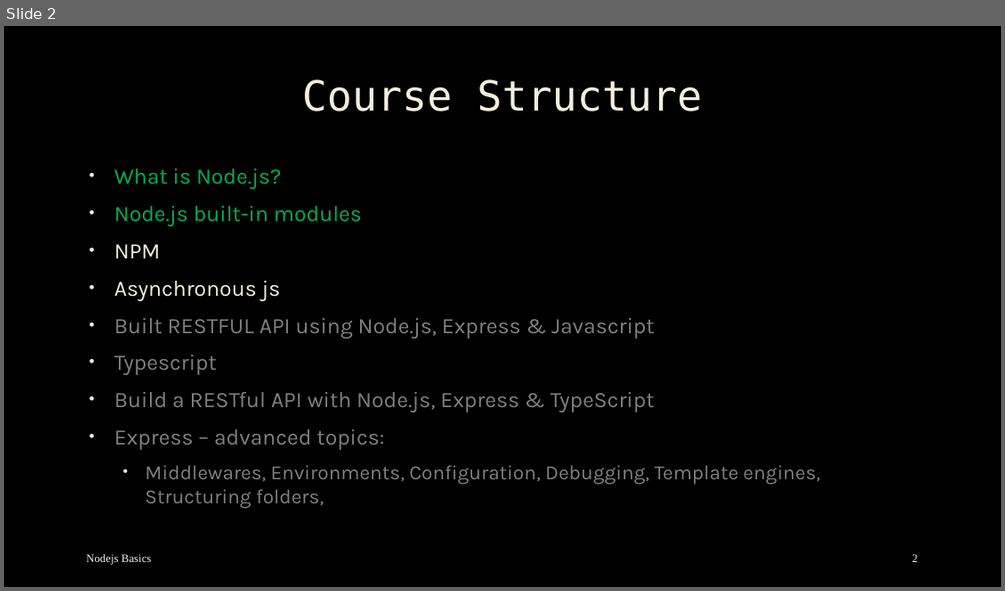
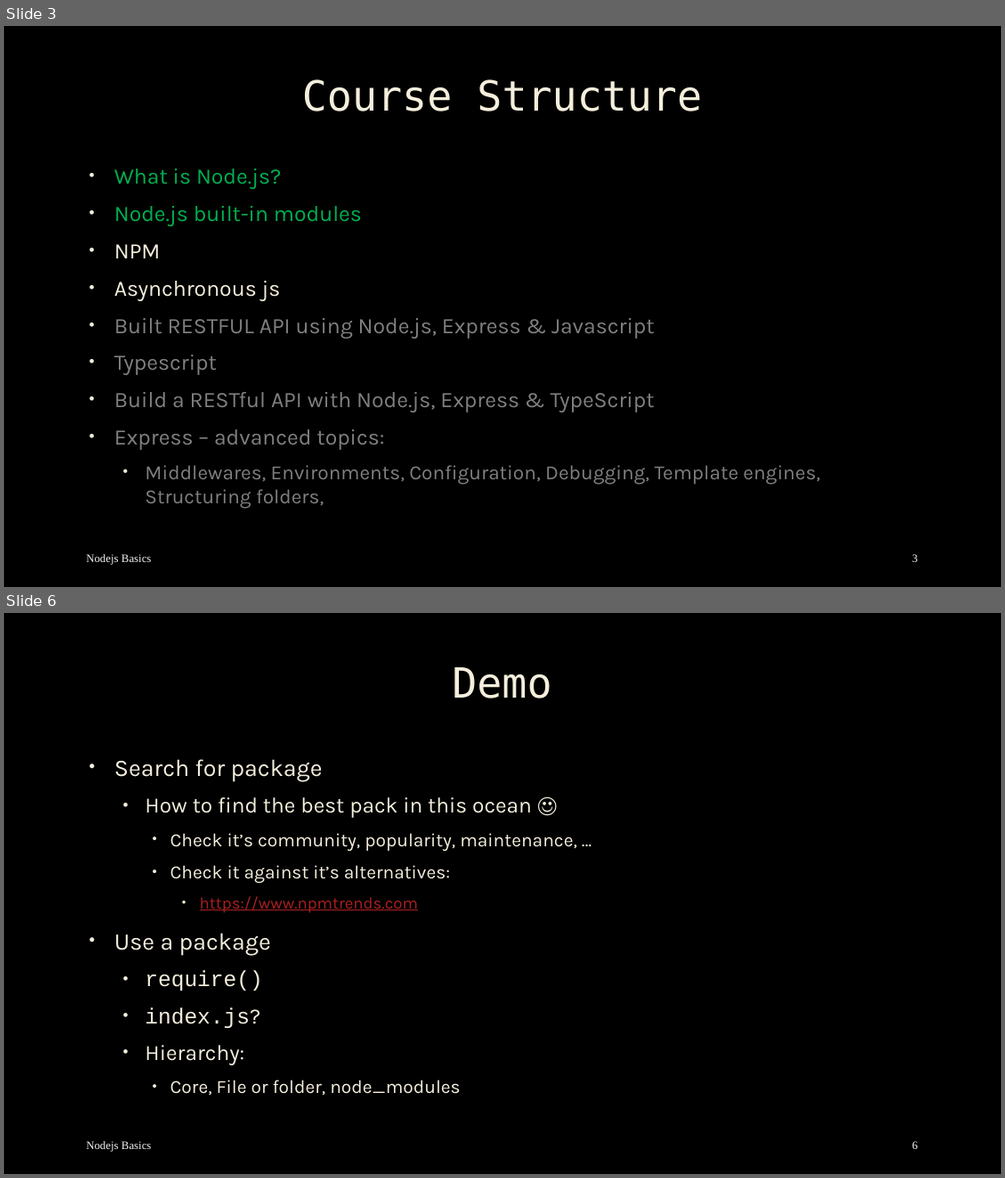
Before and after one commit to mostafa8026/nestjs-course, a slide deck: nodejs-basics-03.pptx. Shown one above the other, each under a label of ours: slide 2 before the commit, slides 3 and 6 after it; the slides between them are not shown. The pictures are 1005x591 and 1005x1178 pixels, drawn with LibreOffice and Linux fonts; fonts in the diff are those of the drawing; background and template pictures are left out. Boxes give left, top, right and bottom in pixels: in the first picture for what was removed or moved away, otherwise in the second. Text is boxed around its words. In the diff, an @@ line names an element or a change of style, - is before the commit and + after.

```diff
--- a/nodejs-basics-03.pptx
+++ b/nodejs-basics-03.pptx
@@ slide 6 added at (4,613,1001,1174), background picture (left out) @@
@@ title added at (452,667,551,698), 40 pt, text #F4EEDC @@
+Demo
@@ text added at (114,759,577,1094), 18 pt, text #F4EEDC @@
+• Search for package
+  • How to find the best pack in this ocean ☺
+    • Check it’s community, popularity, maintenance, …
+    • Check it against it’s alternatives:
+      • https://www.npmtrends.com
+• Use a package
+  • require()
+  • index.js?
+  • Hierarchy:
+    • Core, File or folder, node_modules
@@ text added at (86,1141,152,1151), 11 pt, text #F2F2F2 @@
+Nodejs Basics
@@ page number added at (912,1141,917,1149), 11 pt, text #F2F2F2 @@
+6
@@ what was slide 2 is now slide 3 @@
@@ page number at (912,554,917,562): text changed @@
-2
+3
```
Also in this commit, not shown: 6 slides changed, 7 other slides added, 8 other files.
